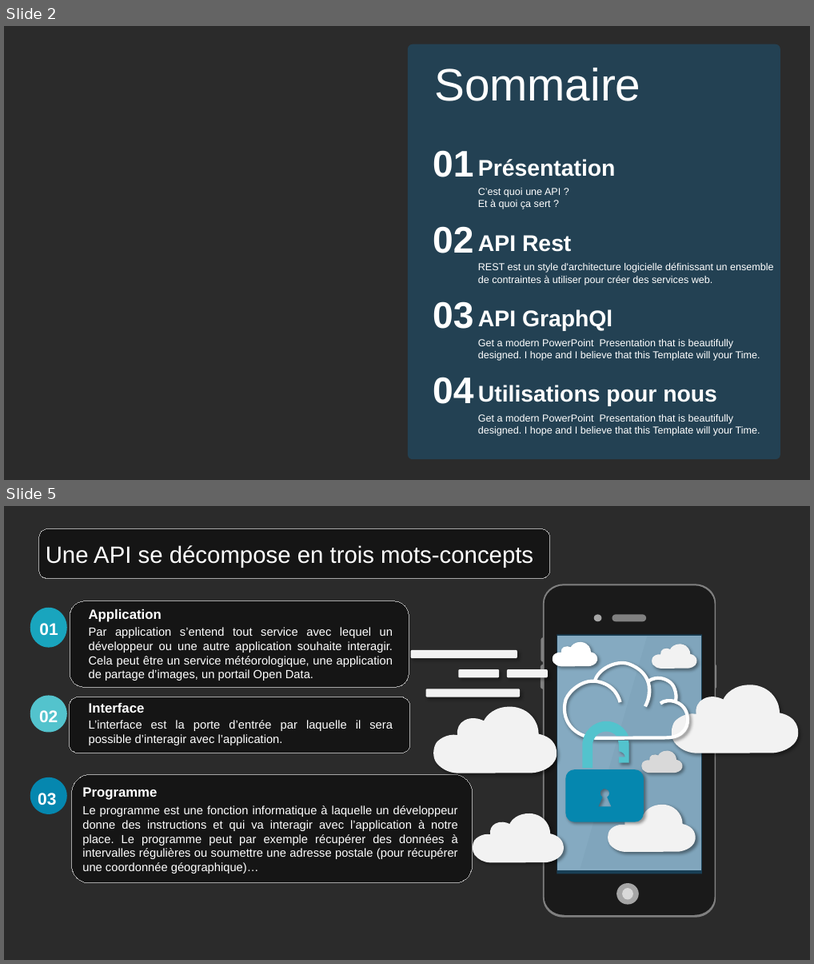
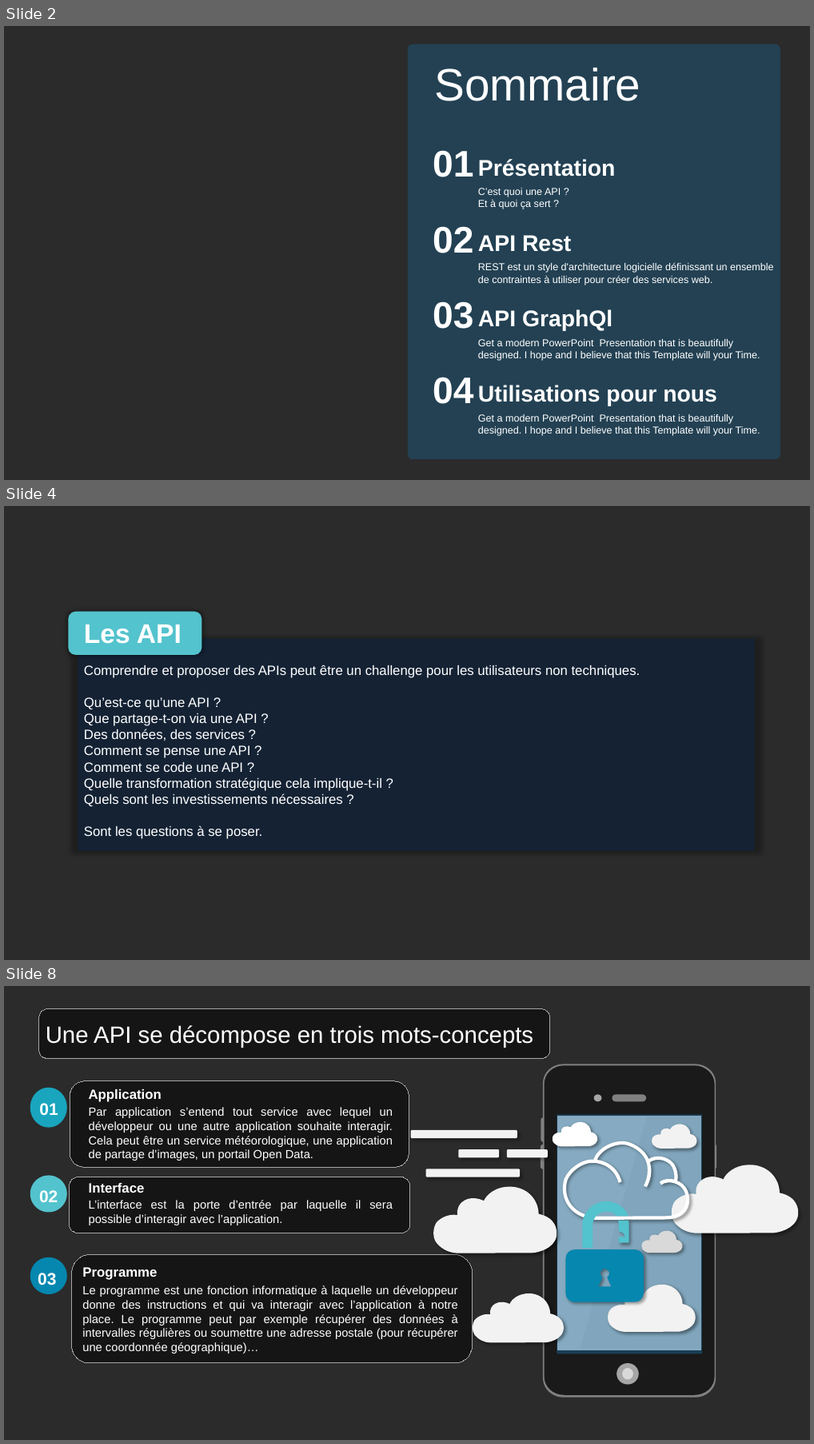
Before and after one commit to Mario-35/api-prestentation, a slide deck: prestentation.pptx. Shown one above the other, each under a label of ours: slides 2 and 5 before the commit, slides 2, 4 and 8 after it; the slides between them are not shown. The pictures are 814x964 and 814x1444 pixels, drawn with LibreOffice and Linux fonts; fonts in the diff are those of the drawing; background and template pictures are left out; a plain dark background stands for a picture behind light text. Boxes give left, top, right and bottom in pixels: in the first picture for what was removed or moved away, otherwise in the second. Text is boxed around its words. In the diff, an @@ line names an element or a change of style, - is before the commit and + after.

```diff
--- a/prestentation.pptx
+++ b/prestentation.pptx
@@ slide 4 added at [4,506,810,960], background picture (left out) @@
@@ rounded rectangle added at [68,612,202,655], fill #53C3CD @@
@@ text added at [84,624,182,644], 32 pt, text #FFFFFF, bold @@
+Les API
@@ rectangle added at [78,639,754,851], fill #0F243E at 70% opacity @@
@@ text added at [84,664,641,839], 16 pt, text #FFFFFF @@
+Comprendre et proposer des APIs peut être un challenge pour les utilisateurs non techniques.
+Qu’est-ce qu’une API ?
+Que partage-t-on via une API ?
+Des données, des services ?
+Comment se pense une API ?
+Comment se code une API ?
+Quelle transformation stratégique cela implique-t-il ?
+Quels sont les investissements nécessaires ?
+Sont les questions à se poser.
@@ what was slide 5 is now slide 8 @@
```
Also in this commit, not shown: 6 other slides added, 1 slide removed.
